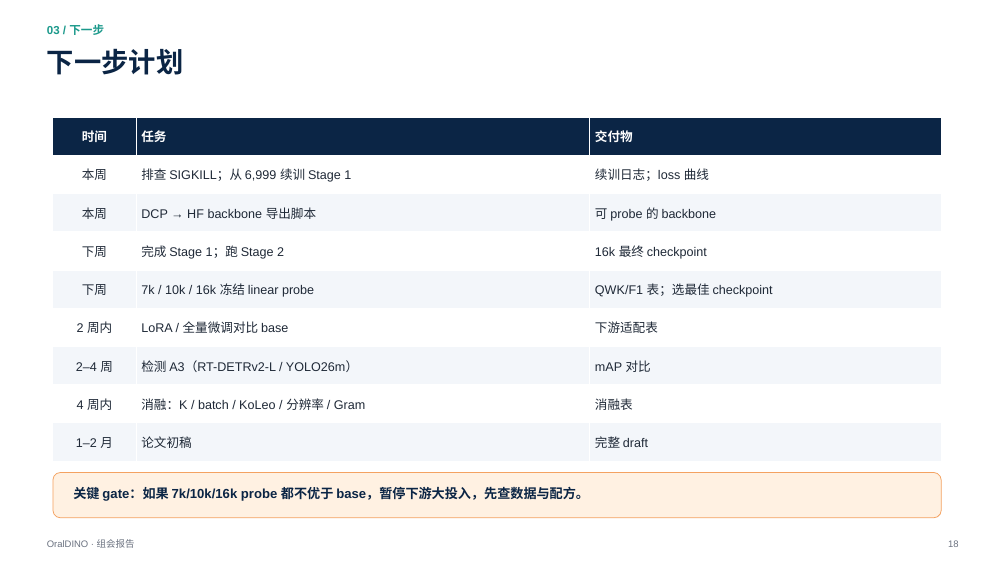
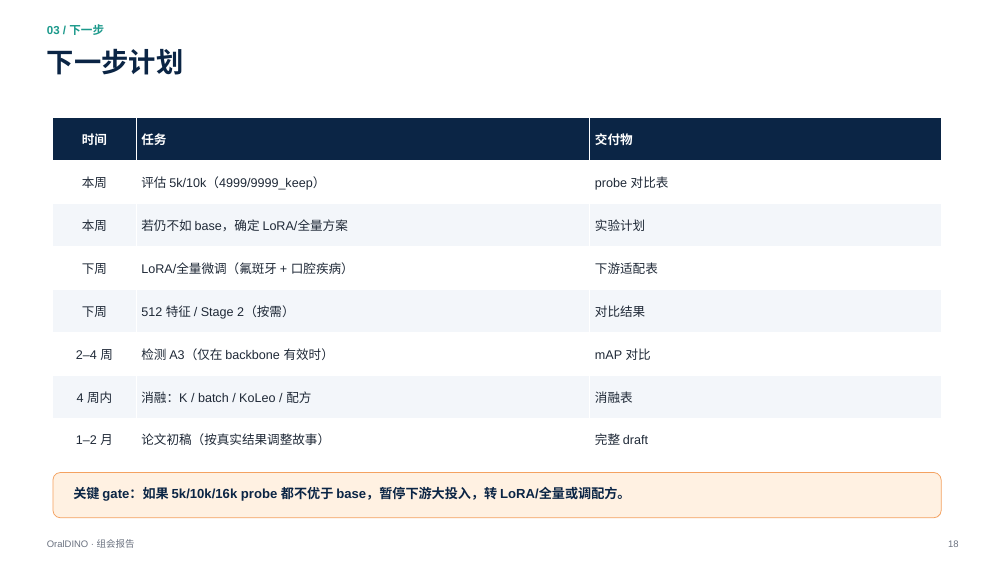
Before and after one commit to XiaoHG/MRG-05-Tooth-Seg, a slide deck: slide 18 of group-meeting/20261111/OralDINO_group_meeting_20261111.pptx. Drawn at 1008x567 pixels with LibreOffice and Linux fonts; fonts in the diff are those of the drawing. Boxes give left, top, right and bottom in pixels: in the first picture for what was removed or moved away, otherwise in the second. Text is boxed around its words. In the diff, an @@ line names an element or a change of style, - is before the commit and + after.

```diff
--- a/group-meeting/20261111/OralDINO_group_meeting_20261111.pptx
+++ b/group-meeting/20261111/OralDINO_group_meeting_20261111.pptx
@@ table at [53,117,941,461] @@
-row 2: 本周 | 排查 SIGKILL；从 6,999 续训 Stage 1 | 续训日志；loss 曲线
-row 3: 本周 | DCP → HF backbone 导出脚本 | 可 probe 的 backbone
-row 4: 下周 | 完成 Stage 1；跑 Stage 2 | 16k 最终 checkpoint
-row 5: 下周 | 7k / 10k / 16k 冻结 linear probe | QWK/F1 表；选最佳 checkpoint
-row 6: 2 周内 | LoRA / 全量微调对比 base | 下游适配表
-row 7: 2–4 周 | 检测 A3（RT-DETRv2-L / YOLO26m） | mAP 对比
-row 8: 4 周内 | 消融：K / batch / KoLeo / 分辨率 / Gram | 消融表
-row 9: 1–2 月 | 论文初稿 | 完整 draft
+row 2: 本周 | 评估 5k/10k（4999/9999_keep） | probe 对比表
+row 3: 本周 | 若仍不如 base，确定 LoRA/全量方案 | 实验计划
+row 4: 下周 | LoRA/全量微调（氟斑牙 + 口腔疾病） | 下游适配表
+row 5: 下周 | 512 特征 / Stage 2（按需） | 对比结果
+row 6: 2–4 周 | 检测 A3（仅在 backbone 有效时） | mAP 对比
+row 7: 4 周内 | 消融：K / batch / KoLeo / 配方 | 消融表
+row 8: 1–2 月 | 论文初稿（按真实结果调整故事） | 完整 draft
@@ text at [73,487,630,501]: text changed @@
-关键 gate：如果 7k/10k/16k probe 都不优于 base，暂停下游大投入，先查数据与配方。
+关键 gate：如果 5k/10k/16k probe 都不优于 base，暂停下游大投入，转 LoRA/全量或调配方。
```
Also in this commit, not shown: 6 other slides changed, 4 other files.
